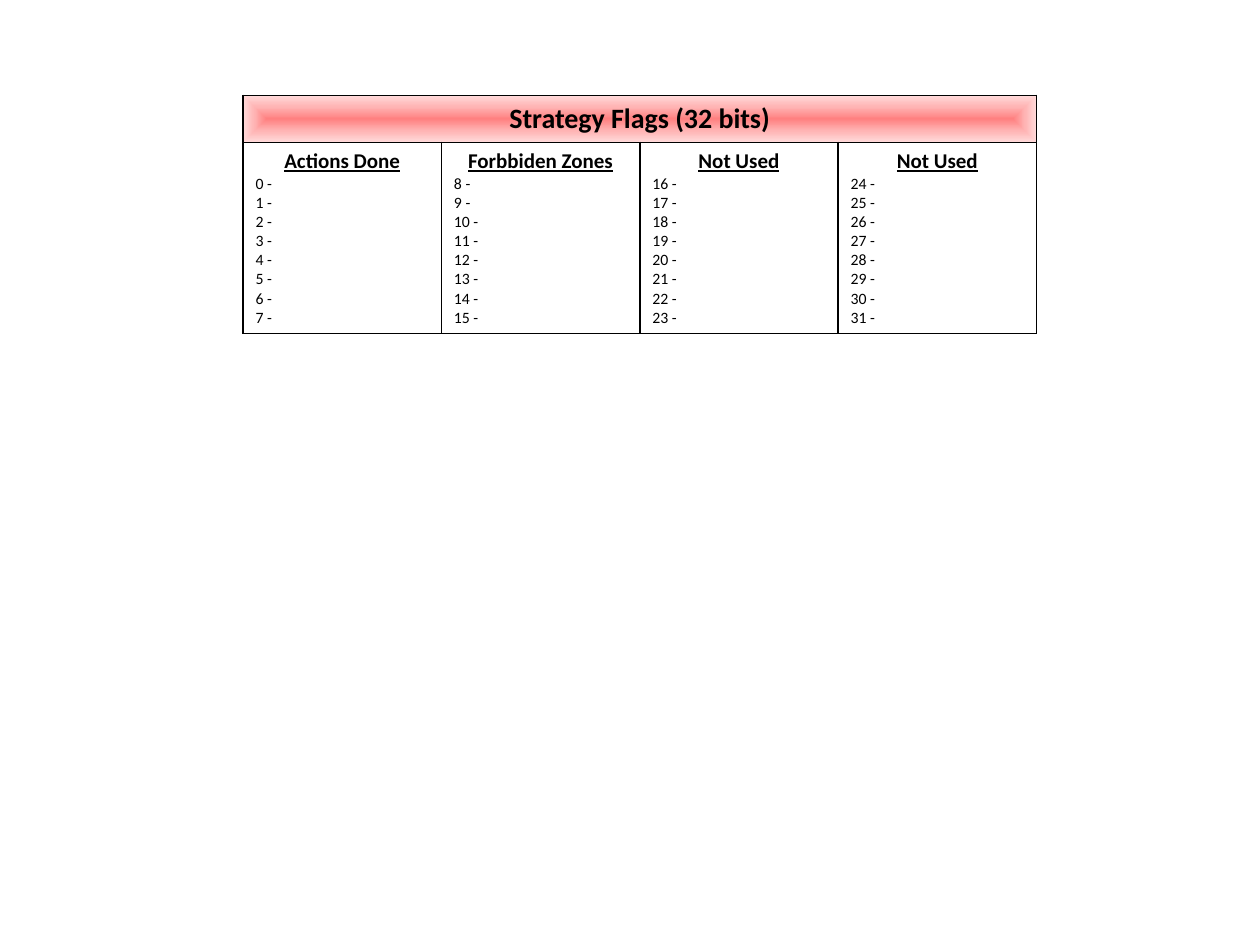
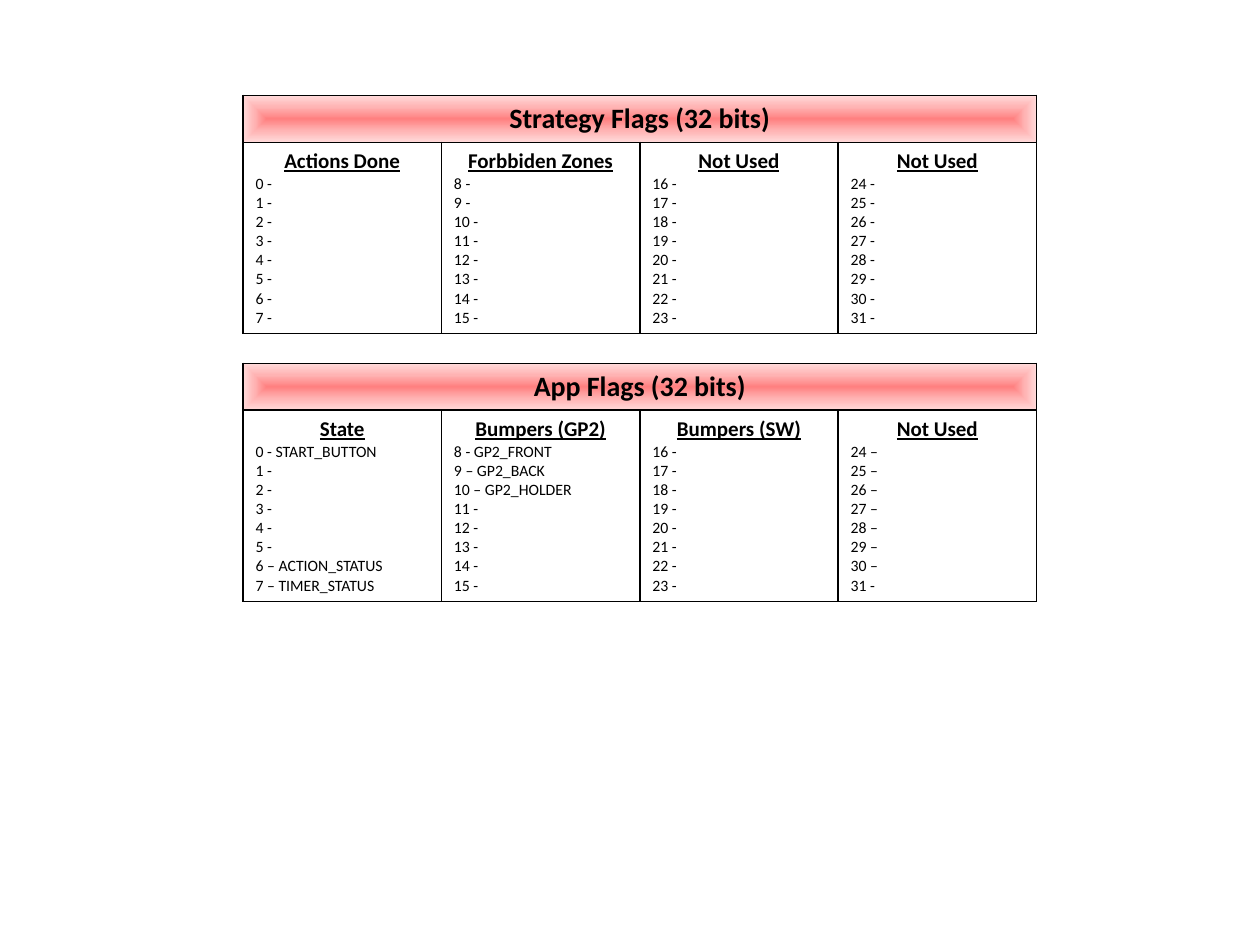
Before and after one commit to oufffteam/oufffteam, a slide deck: slide 2 of Dev_uCOS-II/Oufff2013/Conception/Projet2013.pptx. Drawn at 1260x945 pixels with LibreOffice and Linux fonts; fonts in the diff are those of the drawing. Boxes give left, top, right and bottom in pixels: in the first picture for what was removed or moved away, otherwise in the second. Text is boxed around its words. In the diff, an @@ line names an element or a change of style, - is before the commit and + after.

```diff
--- a/Dev_uCOS-II/Oufff2013/Conception/Projet2013.pptx
+++ b/Dev_uCOS-II/Oufff2013/Conception/Projet2013.pptx
@@ table added at <box>243,363,1034,598</box>, 2 rows, 4 columns @@
+App Flags (32 bits) |  |  | 
+State / 0 - START_BUTTON / 1 - / 2 - / 3 - / 4 - / 5 - / 6 – ACTION_STATUS / 7 – TIMER_STATUS | Bumpers (GP2) / 8 - GP2_FRONT / 9 – GP2_BACK / 10 – GP2_HOLDER / 11 - / 12 - / 13 - / 14 - / 15 - | Bumpers (SW) / 16 - / 17 - / 18 - / 19 - / 20 - / 21 - / 22 - / 23 - | Not Used / 24 – / 25 – / 26 – / 27 – / 28 – / 29 – / 30 – / 31 -
```
Also in this commit, not shown: 1 other slide changed, 2 other files.
